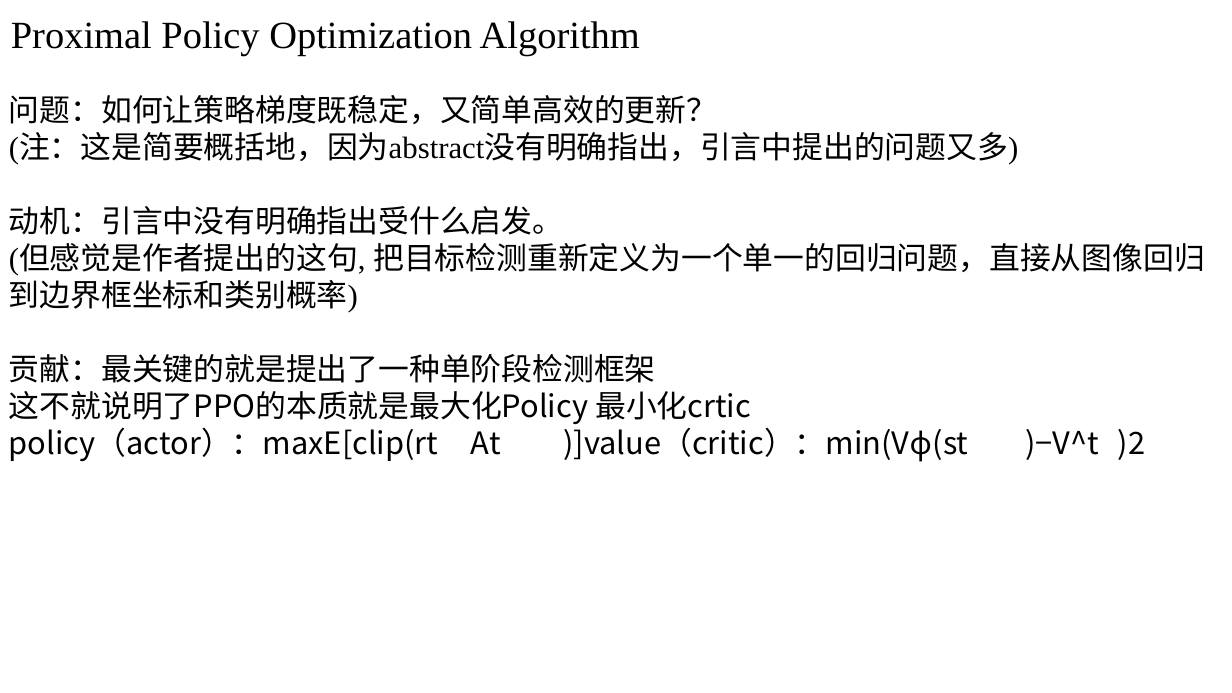
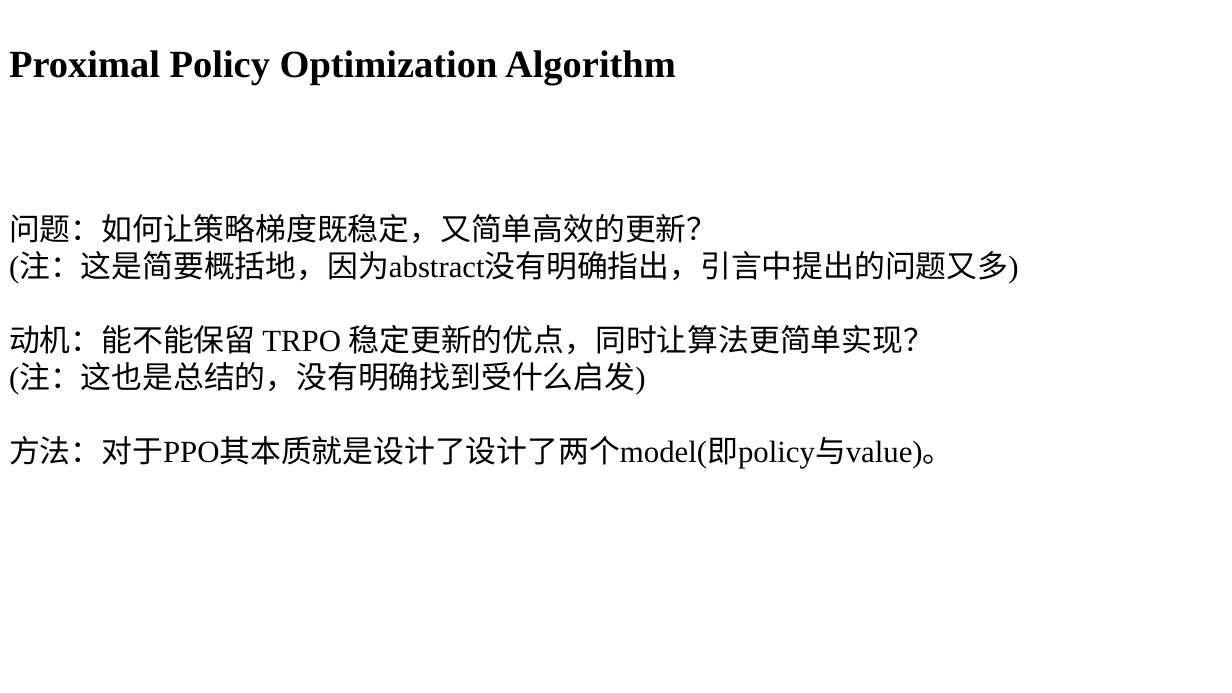
Before and after one commit to Visionary-zhang/Learning, a slide deck: slide 7 of LLM/阶段一.pptx (slide 3 before the commit). Drawn at 1232x693 pixels with LibreOffice and Linux fonts; fonts in the diff are those of the drawing. Boxes give left, top, right and bottom in pixels: in the first picture for what was removed or moved away, otherwise in the second. Text is boxed around its words. In the diff, an @@ line names an element or a change of style, - is before the commit and + after.

```diff
--- a/LLM/阶段一.pptx
+++ b/LLM/阶段一.pptx
@@ rectangle "Proximal Policy Optimization Algorithm": place and size @@
-rectangle "Proximal Policy Optimization Algorithm" at [2, 0, 1056, 66]
+rectangle "Proximal Policy Optimization Algorithm" at [0, 30, 1055, 95]
@@ rectangle "Proximal Policy Optimization Algorithm" at [0, 30, 1055, 95]: bold on @@
@@ text "问题：如何让策略梯度既稳定，又简单高效的更新？": place and size @@
-text "问题：如何让策略梯度既稳定，又简单高效的更新？" at [9, 95, 1205, 462]
+text "问题：如何让策略梯度既稳定，又简单高效的更新？" at [9, 214, 1018, 469]
@@ text at [9, 325, 953, 469]: text changed; font Noto Sans CJK SC to Times New Roman @@
-动机：引言中没有明确指出受什么启发。
-(但感觉是作者提出的这句, 把目标检测重新定义为一个单一的回归问题，直接从图像回归到边界框坐标和类别概率)
-贡献：最关键的就是提出了一种单阶段检测框架
-这不就说明了PPO的本质就是最大化Policy 最小化crtic
-policy（actor）：maxE[clip(rt At )]value（critic）：min(Vϕ (st )−V^t )2
+动机：能不能保留 TRPO 稳定更新的优点，同时让算法更简单实现？
+(注：这也是总结的，没有明确找到受什么启发)
+方法：对于PPO其本质就是设计了设计了两个model(即policy与value)。
```
Also in this commit, not shown: 6 other slides changed, 6 slides added, 2 slides removed, 3 other files.
